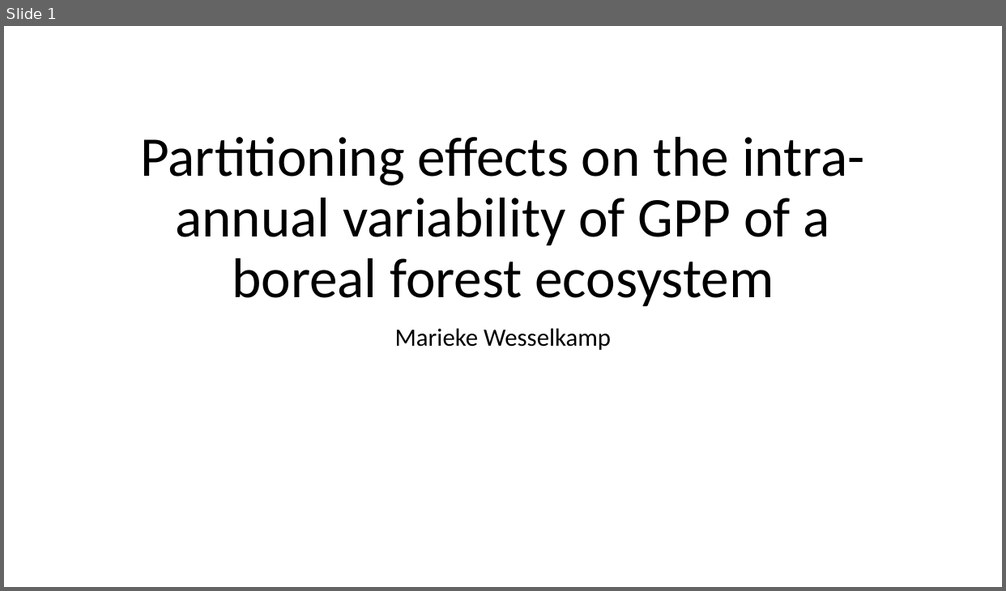
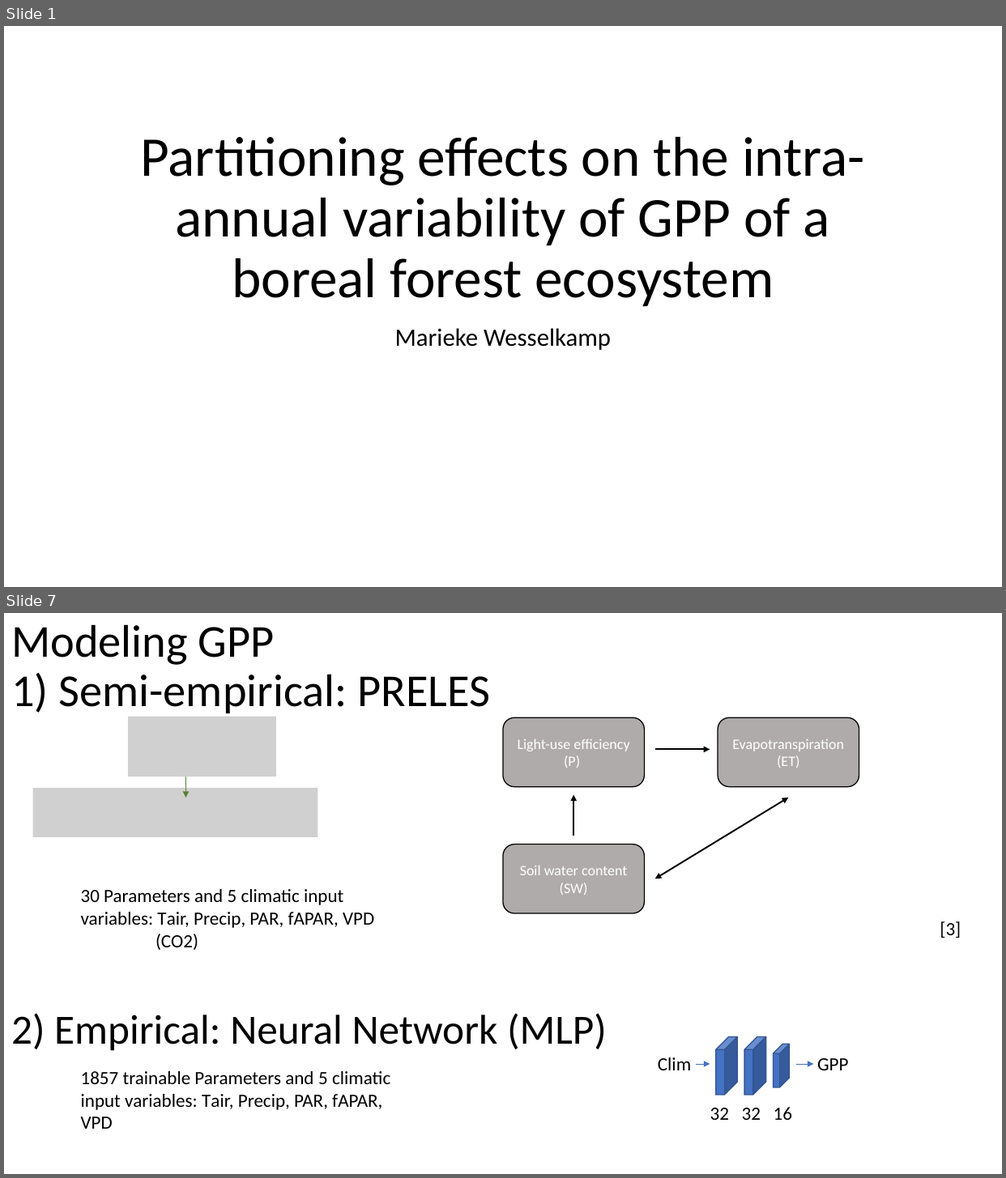
Before and after one commit to MWesselkamp/Intern_MPI_Jena, a slide deck: presentation/presi.pptx. Shown one above the other, each under a label of ours: slide 1 before the commit, slides 1 and 7 after it; the slides between them are not shown. The pictures are 1006x591 and 1006x1178 pixels, drawn with LibreOffice and Linux fonts; fonts in the diff are those of the drawing; grey boxes stand for pictures. Boxes give left, top, right and bottom in pixels: in the first picture for what was removed or moved away, otherwise in the second. Text is boxed around its words. In the diff, an @@ line names an element or a change of style, - is before the commit and + after.

```diff
--- a/presentation/presi.pptx
+++ b/presentation/presi.pptx
@@ slide 7 added at [4, 613, 1002, 1174], background #FFFFFF @@
@@ title added at [11, 624, 490, 717], 44 pt, text #000000 @@
+Modeling GPP
+1) Semi-empirical: PRELES
@@ picture added at [128, 717, 276, 777] @@
@@ rounded rectangle added at [503, 717, 645, 786], fill #AFABAB, outline #000000 1 pt, 14 pt, text #FFFFFF @@
+Light-use efficiency (P)
@@ rounded rectangle added at [718, 717, 859, 786], fill #AFABAB, outline #000000 1 pt, 14 pt, text #FFFFFF @@
+Evapotranspiration (ET)
@@ arrow added from (655, 749) to (710, 749), #000000 1.5 pt @@
@@ arrow added from (186, 760) to (186, 798), #548235 1.5 pt @@
@@ picture added at [33, 788, 318, 837] @@
@@ arrow added from (573, 836) to (573, 795), #000000 1.5 pt @@
@@ double arrow added from (789, 798) to (655, 879), #000000 1.5 pt @@
@@ rounded rectangle added at [503, 845, 645, 914], fill #AFABAB, outline #000000 1 pt, 14 pt, text #FFFFFF @@
+Soil water content (SW)
@@ text added at [81, 889, 374, 950], 18 pt, text #000000 @@
+30 Parameters and 5 climatic input variables: Tair, Precip, PAR, fAPAR, VPD
+(CO2)
@@ text added at [940, 922, 961, 938], 18 pt, text #000000 @@
+[3]
@@ text added at [11, 1013, 607, 1051], 40 pt, text #000000 @@
+2) Empirical: Neural Network (MLP)
@@ cube added at [716, 1037, 738, 1095], fill #4472C4, outline #325491 1 pt @@
@@ cube added at [744, 1037, 766, 1095], fill #4472C4, outline #325491 1 pt @@
@@ cube added at [774, 1044, 790, 1088], fill #4472C4, outline #325491 1 pt @@
@@ text added at [81, 1071, 390, 1129], 18 pt, text #000000 @@
+1857 trainable Parameters and 5 climatic input variables: Tair, Precip, PAR, fAPAR, VPD
@@ text added at [658, 1058, 691, 1071], 18 pt, text #000000 @@
+Clim
@@ arrow added from (696, 1064) to (710, 1064), #4472C4 0.5 pt @@
@@ arrow added from (797, 1064) to (814, 1064), #4472C4 0.5 pt @@
@@ text added at [817, 1059, 848, 1071], 18 pt, text #000000 @@
+GPP
@@ text added at [710, 1107, 792, 1120], 18 pt, text #000000 @@
+32 32 16
```
Also in this commit, not shown: 8 slides changed, 9 other slides added, 6 slides removed, 6 other files.
